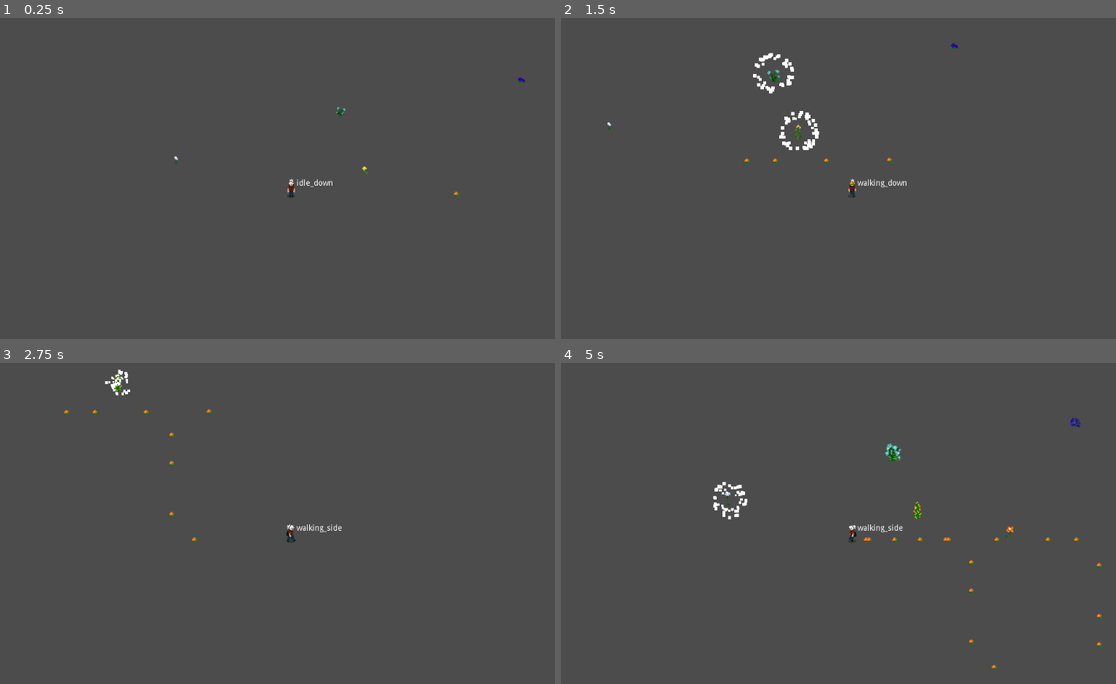
Above: before the commit, frames 1-4 (two rows, left to right).
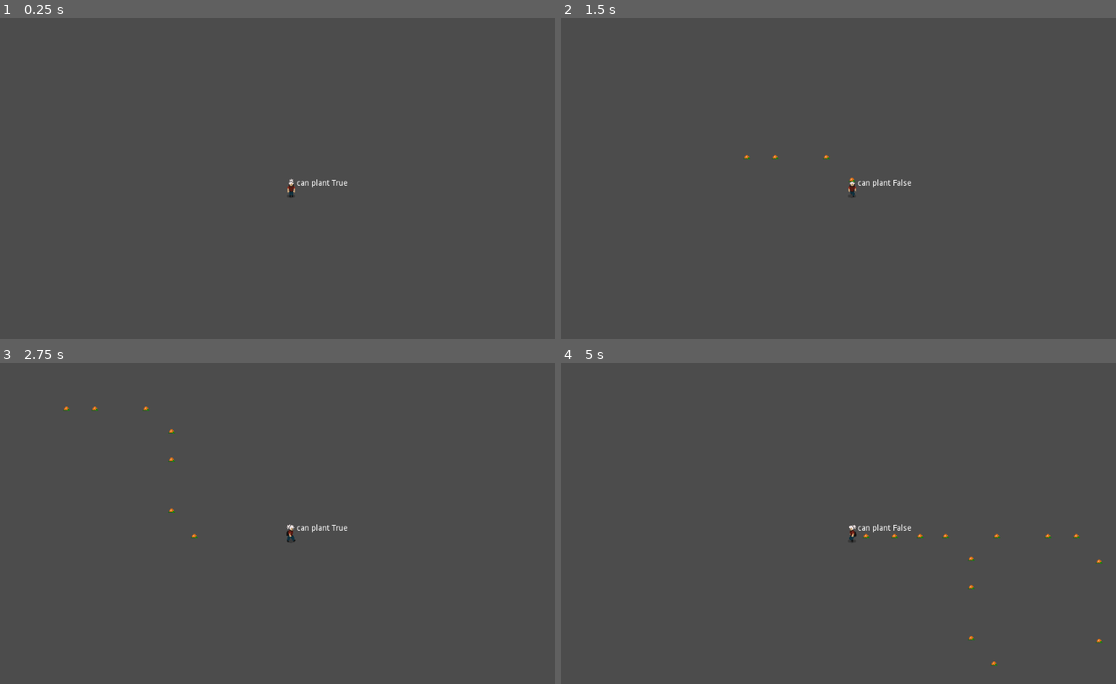
Above: after the commit, the same moments.

Repository: drarbego/magic-garden
Game: Godot game, scene res://Worlds/HomeTown.tscn
Two runs of this game, one before a commit and one after it. Both use one fixed random seed, a clock stepped at 60 frames per second and the inputs below. Before the commit the project starts from res://Worlds/GardenTest.tscn.
Inputs:
- Up to frame 1 (0.25 s): no input
- Up to frame 2 (1.5 s): tap Enter at 0.5 s; hold Right (ui_right) 0.53-1.28 s; tap Space (ui_select) at 0.6, 0.77, 1.07, 1.35 s; hold Down (ui_down) from 1.28 s (still down)
- Up to frame 3 (2.75 s): tap Space (ui_select) at 1.52, 1.82, 2.1 s; release Down (ui_down) at 2.03 s; hold Right (ui_right) from 2.03 s (still down)
- Up to frame 4 (5 s): release Right (ui_right) at 2.78 s; hold Up (ui_up) 2.78-3.53 s; tap Space (ui_select) at 2.85, 3.02, 3.32, 3.6, 3.77, 4.07, 4.35, 4.52, 4.82 s; hold Left (ui_left) from 3.53 s (still down)

The runs differ from the first frame. In frame 1, 0.2% of the frame differs, in the area x 31-95%, y 18-56%; in frame 2, 0.8%; in frame 3, 0.4%; in frame 4, 0.9%, in the area x 27-98%, y 16-96%.

Commit message:
Avoid plants from being planted too close

Diff:
--- a/BasePlant.gd
+++ b/BasePlant.gd
@@ -1,4 +1,7 @@
 extends Node2D
+
+
+class_name BasePlant
 
 
 export var sprite_row = 0 # row index for flowers.png
@@ -16,6 +19,14 @@
 	$GrowthTimer.set_wait_time(self.growth_wait_time)
 	$GrowthTimer.start()
 	self.update_graphics()
+
+func _on_CharacterDetector_body_entered(body):
+	if body is Character:
+		body.near_plants[self.get_instance_id()] = self
+
+func _on_CharacterDetector_body_exited(body):
+	if body is Character:
+		body.near_plants.erase(self.get_instance_id())
 
 func _on_GrowthTimer_timeout():
 	self.growth_wait_time *= self.growth_wait_scalar
--- a/BasePlant.tscn
+++ b/BasePlant.tscn
@@ -24,8 +24,15 @@
 tangential_accel = 100.0
 scale_curve = SubResource( 2 )
 
+[sub_resource type="CircleShape2D" id=4]
+radius = 20.0
+
 [node name="BasePlant" type="Node2D"]
 script = ExtResource( 1 )
+sprite_row = null
+production_wait_time = null
+growth_wait_scalar = null
+growth_wait_time = null
 
 [node name="ProductionTimer" type="Timer" parent="."]
 one_shot = true
@@ -35,6 +42,7 @@
 one_shot = true
 
 [node name="Sprite" type="Sprite" parent="."]
+position = Vector2( 0, -6 )
 texture = ExtResource( 2 )
 vframes = 5
 hframes = 3
@@ -50,5 +58,12 @@
 explosiveness = 0.5
 randomness = 0.5
 process_material = SubResource( 3 )
+
+[node name="CharacterDetector" type="Area2D" parent="."]
+
+[node name="CollisionShape2D" type="CollisionShape2D" parent="CharacterDetector"]
+shape = SubResource( 4 )
 [connection signal="timeout" from="ProductionTimer" to="." method="_on_ProductionTimer_timeout"]
 [connection signal="timeout" from="GrowthTimer" to="." method="_on_GrowthTimer_timeout"]
+[connection signal="body_entered" from="CharacterDetector" to="." method="_on_CharacterDetector_body_entered"]
+[connection signal="body_exited" from="CharacterDetector" to="." method="_on_CharacterDetector_body_exited"]
--- a/Mage.gd
+++ b/Engine/Character.gd
@@ -1,12 +1,18 @@
 extends KinematicBody2D
+
+
+class_name Character
 
 
 var speed = 300
 var is_walking = false
 var dir = Vector2.ZERO
 
-const FirePepper = preload("res://PlantTypes/FirePepper.tscn")
+var near_plants = {}
 
+
+export var world_path: NodePath
+onready var world = get_node(world_path)
 
 func _process(delta):
 	var anim_name = "walking" if self.is_walking else "idle"
@@ -18,16 +24,12 @@
 
 	$Sprite.flip_h = (anim_dir == "side" and self.dir.x > 0)
 	$AnimationPlayer.play(anim_name + "_" + anim_dir)
-	$Debug.set_text(anim_name + "_" + anim_dir)
+	$Debug.set_text("can plant " + str(not len(near_plants)))
 
 func _unhandled_input(event):
 	if event.is_action_released("ui_select"):
-		self.plant()
-
-func plant():
-	var fire_pepper = FirePepper.instance()
-	fire_pepper.global_position = self.global_position
-	get_parent().add_child(fire_pepper)
+		if len(self.near_plants) == 0:
+			self.world.spawn_plant(self)
 
 func _physics_process(delta):
 	var x = int(Input.is_action_pressed("ui_right")) - int(Input.is_action_pressed("ui_left"))
--- a/Mage.tscn
+++ b/Engine/Character.tscn
@@ -1,6 +1,6 @@
 [gd_scene load_steps=10 format=2]
 
-[ext_resource path="res://Mage.gd" type="Script" id=1]
+[ext_resource path="res://Engine/Character.gd" type="Script" id=1]
 [ext_resource path="res://Assets/mage_animations.png" type="Texture" id=2]
 
 [sub_resource type="CapsuleShape2D" id=1]
@@ -98,7 +98,7 @@
 "values": [ Vector2( 4, 2 ), Vector2( 5, 2 ), Vector2( 6, 2 ), Vector2( 7, 2 ), Vector2( 4, 3 ), Vector2( 5, 3 ) ]
 }
 
-[node name="Mage" type="KinematicBody2D"]
+[node name="Character" type="KinematicBody2D"]
 script = ExtResource( 1 )
 
 [node name="CollisionShape2D" type="CollisionShape2D" parent="."]
--- /dev/null
+++ b/PlantTypes/FirePepper.gd
@@ -0,0 +1 @@
+extends BasePlant
--- a/PlantTypes/FirePepper.tscn
+++ b/PlantTypes/FirePepper.tscn
@@ -1,7 +1,11 @@
-[gd_scene load_steps=2 format=2]
+[gd_scene load_steps=3 format=2]
 
 [ext_resource path="res://BasePlant.tscn" type="PackedScene" id=1]
+[ext_resource path="res://PlantTypes/FirePepper.gd" type="Script" id=2]
 
 [node name="FirePepper" instance=ExtResource( 1 )]
+script = ExtResource( 2 )
 sprite_row = 3
-growth_wait_scalar = 1.2
+production_wait_time = 5.0
+growth_wait_scalar = 1.0
+growth_wait_time = 5.0
--- /dev/null
+++ b/Player.tscn
@@ -0,0 +1,5 @@
+[gd_scene load_steps=2 format=2]
+
+[ext_resource path="res://Engine/Character.tscn" type="PackedScene" id=1]
+
+[node name="Player" instance=ExtResource( 1 )]
--- a/Worlds/GardenTest.tscn
+++ /dev/null
@@ -1,35 +0,0 @@
-[gd_scene load_steps=3 format=2]
-
-[ext_resource path="res://BasePlant.tscn" type="PackedScene" id=1]
-[ext_resource path="res://Mage.tscn" type="PackedScene" id=2]
-
-[node name="GardenTest" type="Node2D"]
-
-[node name="BasePlant" parent="." instance=ExtResource( 1 )]
-position = Vector2( 472.469, 247.467 )
-growth_wait_scalar = 2.0
-growth_wait_time = 1.0
-
-[node name="BasePlant2" parent="." instance=ExtResource( 1 )]
-position = Vector2( 183.797, 332.323 )
-sprite_row = 1
-growth_wait_scalar = 1.3
-growth_wait_time = 2.0
-
-[node name="BasePlant3" parent="." instance=ExtResource( 1 )]
-position = Vector2( 792.458, 188.574 )
-sprite_row = 2
-growth_wait_time = 3.0
-
-[node name="BasePlant4" parent="." instance=ExtResource( 1 )]
-position = Vector2( 675.722, 388.372 )
-sprite_row = 3
-
-[node name="BasePlant5" parent="." instance=ExtResource( 1 )]
-position = Vector2( 516.332, 350.208 )
-sprite_row = 4
-growth_wait_scalar = 1.5
-growth_wait_time = 1.0
-
-[node name="Mage" parent="." instance=ExtResource( 2 )]
-position = Vector2( 384.91, 389.69 )
--- /dev/null
+++ b/Worlds/HomeTown.gd
@@ -0,0 +1,10 @@
+extends Node2D
+
+
+const FirePepper = preload("res://PlantTypes/FirePepper.tscn")
+
+func spawn_plant(player):
+	var fire_pepper = FirePepper.instance()
+	fire_pepper.global_position = player.global_position
+	player.near_plants[fire_pepper.get_instance_id()] = fire_pepper
+	add_child(fire_pepper)
--- /dev/null
+++ b/Worlds/HomeTown.tscn
@@ -0,0 +1,10 @@
+[gd_scene load_steps=3 format=2]
+
+[ext_resource path="res://Worlds/HomeTown.gd" type="Script" id=1]
+[ext_resource path="res://Player.tscn" type="PackedScene" id=2]
+
+[node name="HomeTown" type="Node2D"]
+script = ExtResource( 1 )
+
+[node name="Player" parent="." instance=ExtResource( 2 )]
+world_path = NodePath("..")
--- a/project.godot
+++ b/project.godot
@@ -8,16 +8,58 @@
 
 config_version=4
 
-_global_script_classes=[  ]
+_global_script_classes=[ {
+"base": "Node2D",
+"class": "BasePlant",
+"language": "GDScript",
+"path": "res://BasePlant.gd"
+}, {
+"base": "KinematicBody2D",
+"class": "Character",
+"language": "GDScript",
+"path": "res://Engine/Character.gd"
+} ]
 _global_script_class_icons={
-
+"BasePlant": "",
+"Character": ""
 }
 
 [application]
 
 config/name="Magic Garden"
-run/main_scene="res://Worlds/GardenTest.tscn"
+run/main_scene="res://Worlds/HomeTown.tscn"
 config/icon="res://icon.png"
+
+[input]
+
+ui_left={
+"deadzone": 0.5,
+"events": [ Object(InputEventKey,"resource_local_to_scene":false,"resource_name":"","device":0,"alt":false,"shift":false,"control":false,"meta":false,"command":false,"pressed":false,"scancode":16777231,"unicode":0,"echo":false,"script":null)
+, Object(InputEventJoypadButton,"resource_local_to_scene":false,"resource_name":"","device":0,"button_index":14,"pressure":0.0,"pressed":false,"script":null)
+, Object(InputEventKey,"resource_local_to_scene":false,"resource_name":"","device":0,"alt":false,"shift":false,"control":false,"meta":false,"command":false,"pressed":false,"scancode":65,"unicode":0,"echo":false,"script":null)
+ ]
+}
+ui_right={
+"deadzone": 0.5,
+"events": [ Object(InputEventKey,"resource_local_to_scene":false,"resource_name":"","device":0,"alt":false,"shift":false,"control":false,"meta":false,"command":false,"pressed":false,"scancode":16777233,"unicode":0,"echo":false,"script":null)
+, Object(InputEventJoypadButton,"resource_local_to_scene":false,"resource_name":"","device":0,"button_index":15,"pressure":0.0,"pressed":false,"script":null)
+, Object(InputEventKey,"resource_local_to_scene":false,"resource_name":"","device":0,"alt":false,"shift":false,"control":false,"meta":false,"command":false,"pressed":false,"scancode":68,"unicode":0,"echo":false,"script":null)
+ ]
+}
+ui_up={
+"deadzone": 0.5,
+"events": [ Object(InputEventKey,"resource_local_to_scene":false,"resource_name":"","device":0,"alt":false,"shift":false,"control":false,"meta":false,"command":false,"pressed":false,"scancode":16777232,"unicode":0,"echo":false,"script":null)
+, Object(InputEventJoypadButton,"resource_local_to_scene":false,"resource_name":"","device":0,"button_index":12,"pressure":0.0,"pressed":false,"script":null)
+, Object(InputEventKey,"resource_local_to_scene":false,"resource_name":"","device":0,"alt":false,"shift":false,"control":false,"meta":false,"command":false,"pressed":false,"scancode":87,"unicode":0,"echo":false,"script":null)
+ ]
+}
+ui_down={
+"deadzone": 0.5,
+"events": [ Object(InputEventKey,"resource_local_to_scene":false,"resource_name":"","device":0,"alt":false,"shift":false,"control":false,"meta":false,"command":false,"pressed":false,"scancode":16777234,"unicode":0,"echo":false,"script":null)
+, Object(InputEventJoypadButton,"resource_local_to_scene":false,"resource_name":"","device":0,"button_index":13,"pressure":0.0,"pressed":false,"script":null)
+, Object(InputEventKey,"resource_local_to_scene":false,"resource_name":"","device":0,"alt":false,"shift":false,"control":false,"meta":false,"command":false,"pressed":false,"scancode":83,"unicode":0,"echo":false,"script":null)
+ ]
+}
 
 [rendering]
 
Not shown: 1 places in BasePlant.tscn that only renumber resources
